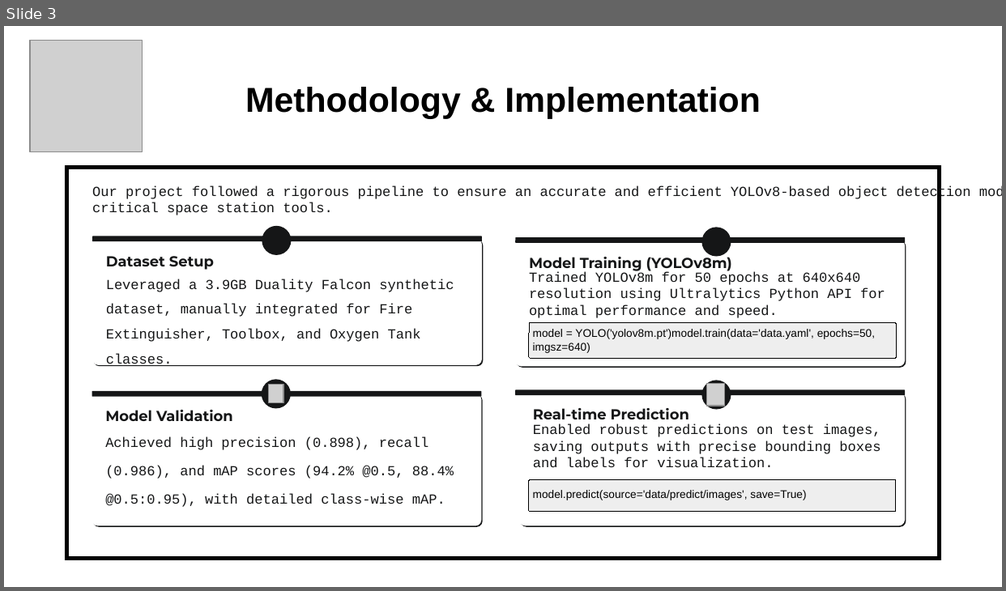
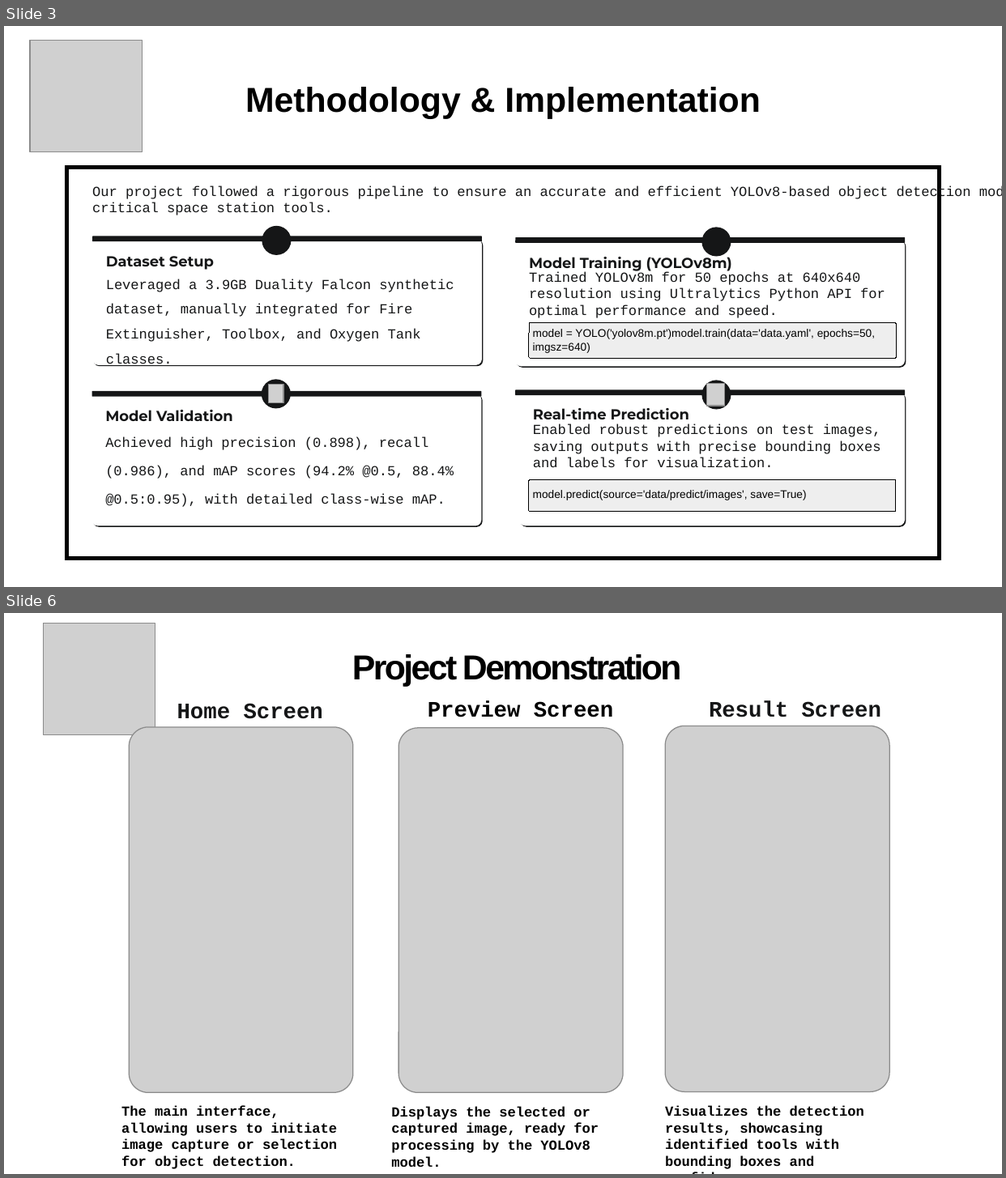
Before and after one commit to Vaibhav0120/HackWithDelhi2.0, a slide deck: Final PPT.pptx. Shown one above the other, each under a label of ours: slide 3 before the commit, slides 3 and 6 after it; the slides between them are not shown. The pictures are 1006x591 and 1006x1178 pixels, drawn with LibreOffice and Linux fonts; fonts in the diff are those of the drawing; grey boxes stand for pictures; background and template pictures are left out. Boxes give left, top, right and bottom in pixels: in the first picture for what was removed or moved away, otherwise in the second. Text is boxed around its words. In the diff, an @@ line names an element or a change of style, - is before the commit and + after.

```diff
--- a/Final PPT.pptx
+++ b/Final PPT.pptx
@@ slide 6 added at (x1=4, y1=613, x2=1002, y2=1174), background #FFFFFF @@
@@ picture added at (x1=43, y1=623, x2=155, y2=735) @@
@@ text added at (x1=352, y1=654, x2=682, y2=686), 25 pt, text #000000, bold @@
+Project Demonstration
@@ text added at (x1=177, y1=703, x2=323, y2=719), 16 pt, text #151617, bold @@
+Home Screen
@@ text added at (x1=428, y1=701, x2=613, y2=717), 16 pt, text #000000, bold @@
+Preview Screen
@@ text added at (x1=709, y1=701, x2=881, y2=717), 16 pt, text #151617, bold @@
+Result Screen
@@ picture added at (x1=129, y1=726, x2=353, y2=1092) @@
@@ picture added at (x1=398, y1=728, x2=623, y2=1093) @@
@@ picture added at (x1=666, y1=726, x2=890, y2=1092) @@
@@ text added at (x1=121, y1=1105, x2=337, y2=1169), 10 pt, text #000000, bold @@
+The main interface, allowing users to initiate image capture or selection for object detection.
@@ text added at (x1=391, y1=1106, x2=599, y2=1167), 10 pt, text #000000, bold @@
+Displays the selected or captured image, ready for processing by the YOLOv8 model.
@@ text added at (x1=665, y1=1105, x2=864, y2=1169), 10 pt, text #000000, bold @@
+Visualizes the detection results, showcasing identified tools with bounding boxes and confidence scores.
```
Also in this commit, not shown: 4 slides changed, 20 other files.
